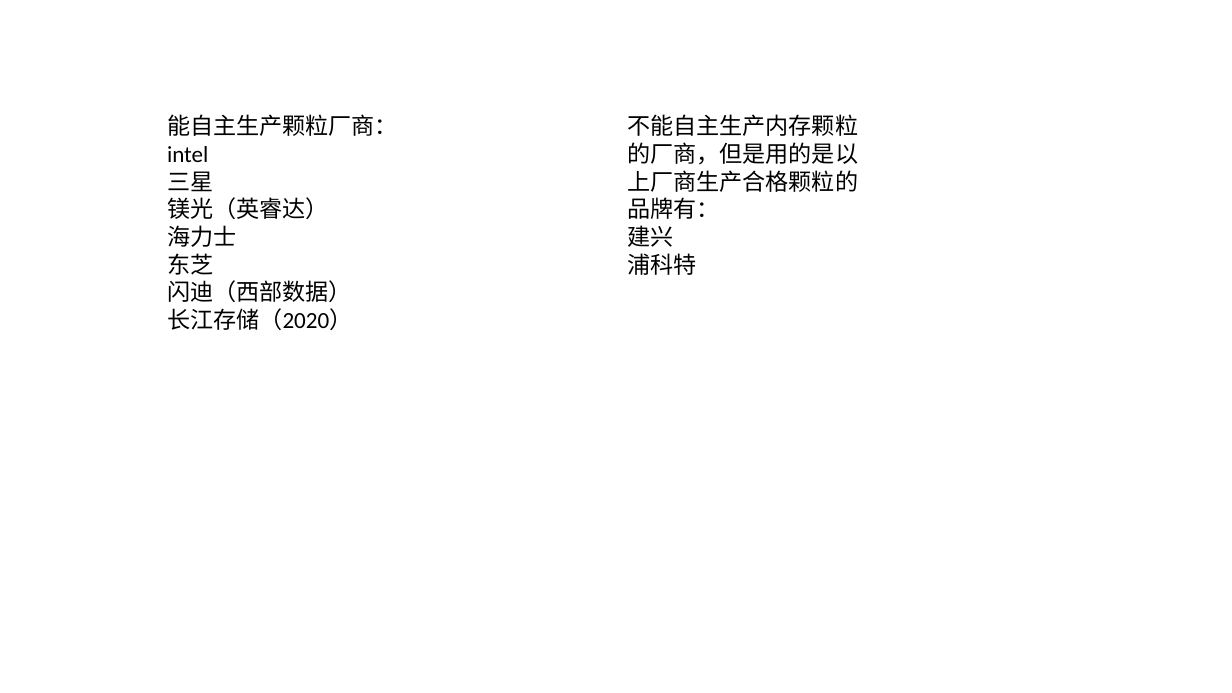
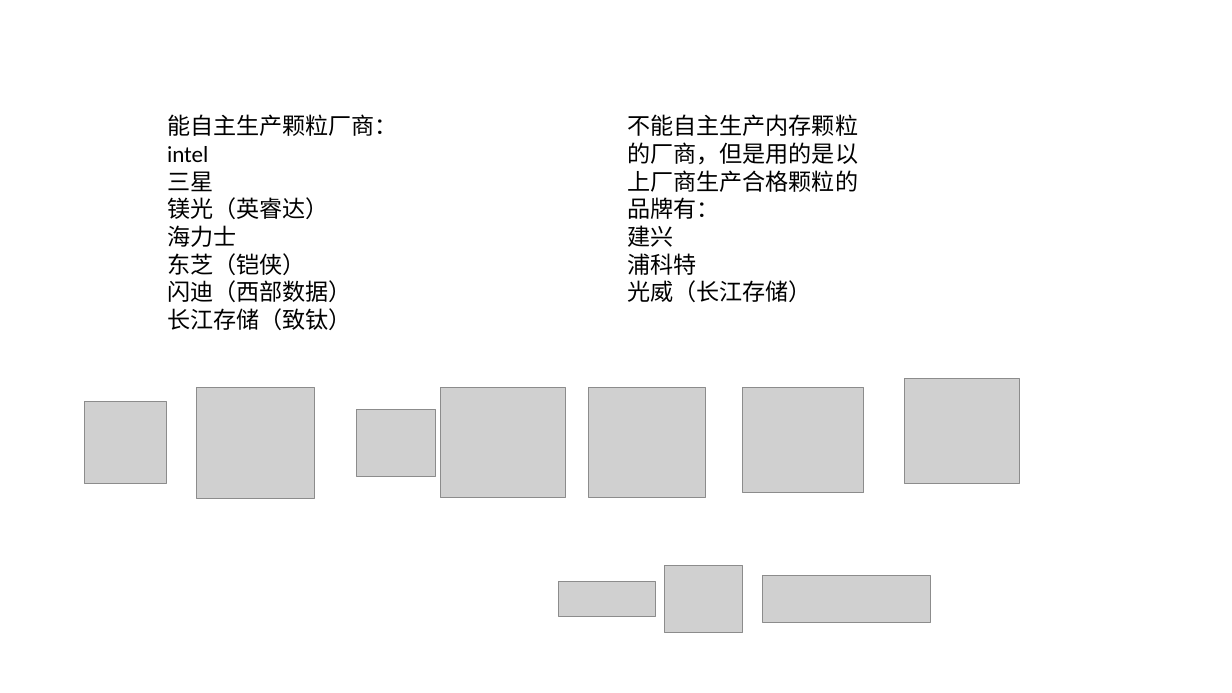
Before and after one commit to 419995258/javaTestList, a slide deck: slide 8 of src/ppt/ssd/SSD固态硬盘.pptx (slide 5 before the commit). Drawn at 1232x693 pixels with LibreOffice and Linux fonts; fonts in the diff are those of the drawing; grey boxes stand for pictures; background and template pictures are left out. Boxes give left, top, right and bottom in pixels: in the first picture for what was removed or moved away, otherwise in the second. Text is boxed around its words. In the diff, an @@ line names an element or a change of style, - is before the commit and + after.

```diff
--- a/src/ppt/ssd/SSD固态硬盘.pptx
+++ b/src/ppt/ssd/SSD固态硬盘.pptx
@@ text at [167, 253, 306, 275]: text changed @@
-东芝
+东芝（铠侠）
@@ text at [627, 280, 812, 302]: paragraph added @@
+光威（长江存储）
@@ text at [167, 308, 352, 330]: text changed @@
-长江存储（2020）
+长江存储（致钛）
@@ picture added at [197, 387, 314, 498] @@
@@ picture added at [441, 388, 566, 498] @@
@@ picture added at [589, 387, 705, 498] @@
@@ picture added at [743, 387, 864, 494] @@
@@ picture added at [905, 379, 1019, 484] @@
@@ picture added at [84, 402, 166, 484] @@
@@ picture added at [357, 409, 435, 477] @@
@@ picture added at [665, 566, 742, 633] @@
@@ picture added at [559, 582, 656, 617] @@
@@ picture added at [763, 576, 931, 623] @@
```
Also in this commit, not shown: 3 other slides changed, 3 slides added, 9 other files.
